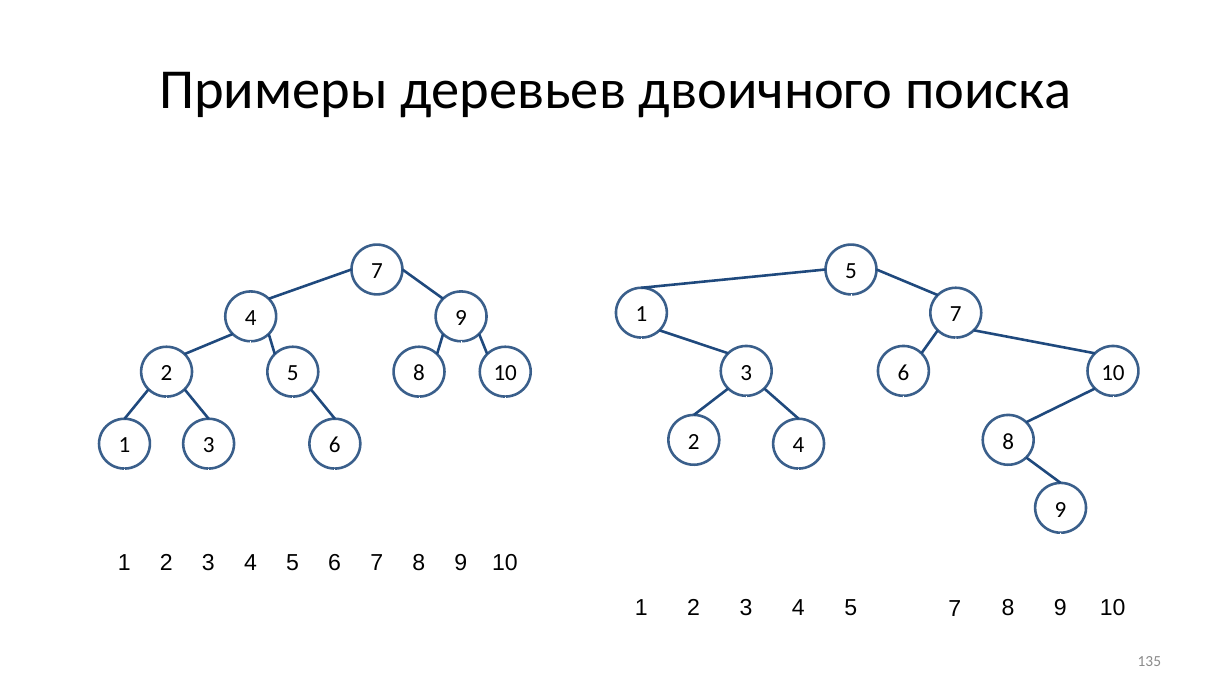
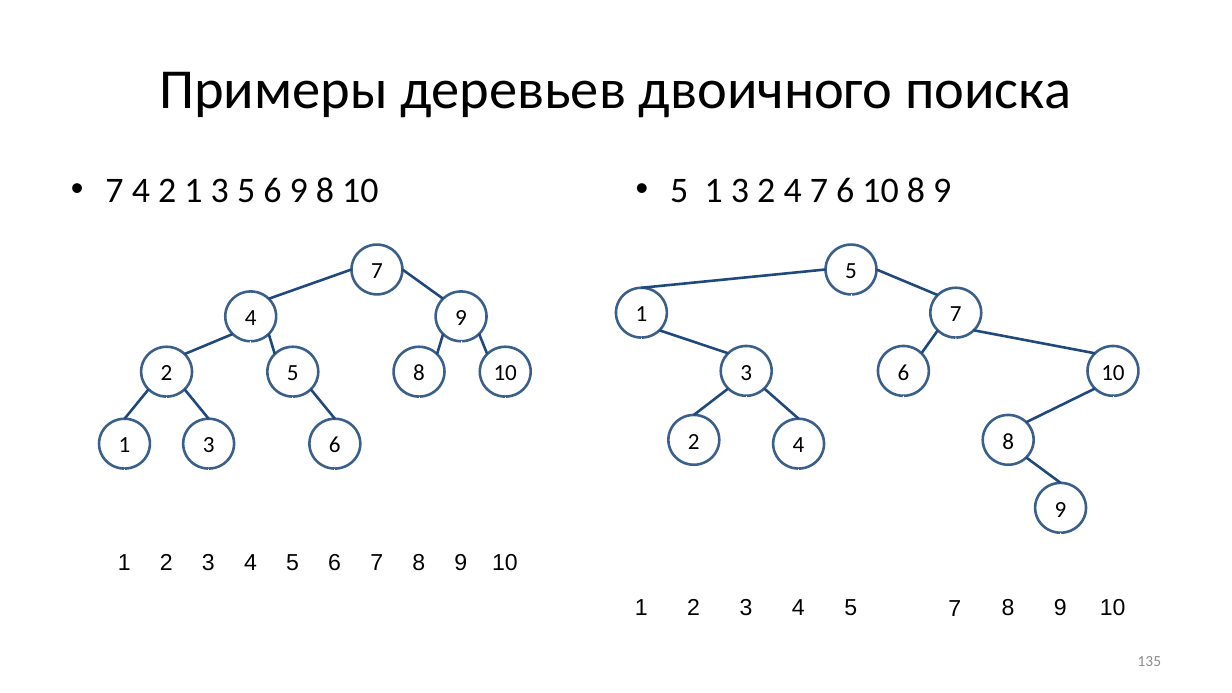
Before and after one commit to Evgueni-Petrov-aka-espetrov/Algorithms-and-Programming-in-C-pptx, a slide deck: slide 135 of 11 Деревья.pptx. Drawn at 1232x693 pixels with LibreOffice and Linux fonts; fonts in the diff are those of the drawing. Boxes give left, top, right and bottom in pixels: in the first picture for what was removed or moved away, otherwise in the second. Text is boxed around its words. In the diff, an @@ line names an element or a change of style, - is before the commit and + after.

```diff
--- a/11 Деревья.pptx
+++ b/11 Деревья.pptx
@@ text added at bbox=[105, 177, 378, 203], 28 pt, text #000000 @@
+• 7 4 2 1 3 5 6 9 8 10
@@ text added at bbox=[670, 177, 951, 203], 28 pt, text #000000 @@
+• 5 1 3 2 4 7 6 10 8 9
```
Also in this commit, not shown: 5 other slides changed.
